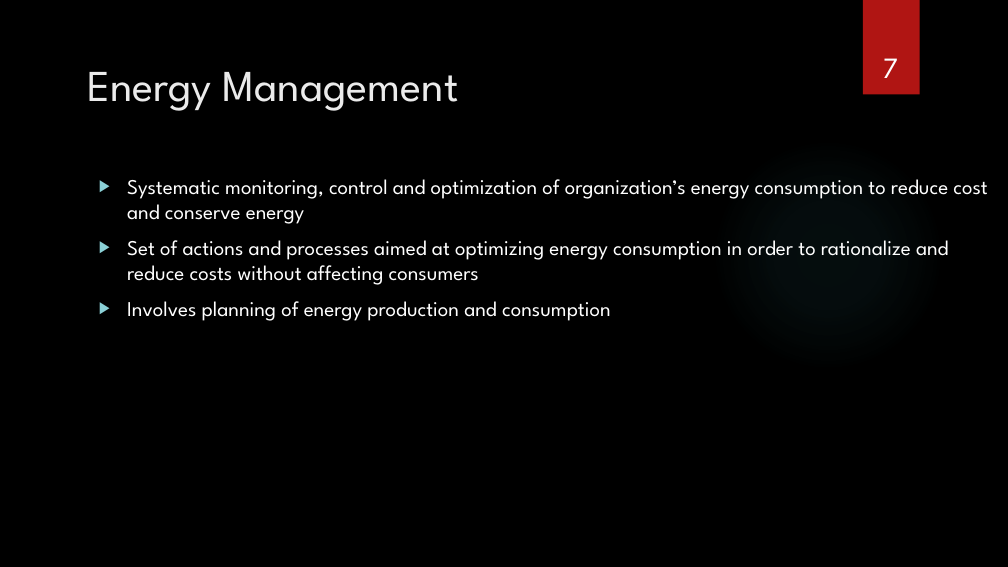
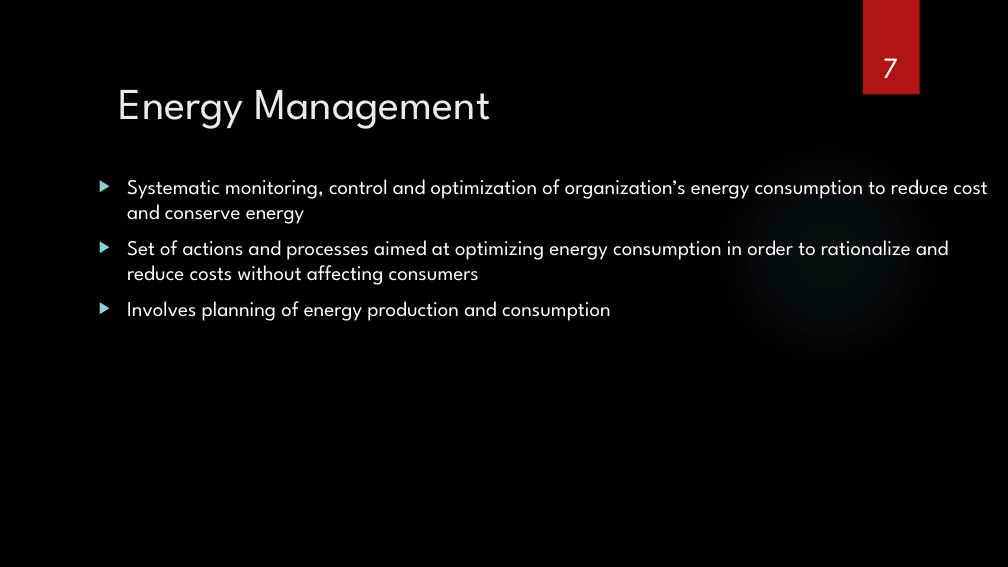
Before and after one commit to spaggiari65/present, a slide deck: slide 7 of Chapter12.pptx. Drawn at 1008x567 pixels with LibreOffice and Linux fonts; fonts in the diff are those of the drawing; background and template pictures are left out. Boxes give left, top, right and bottom in pixels: in the first picture for what was removed or moved away, otherwise in the second. Text is boxed around its words. In the diff, an @@ line names an element or a change of style, - is before the commit and + after.

```diff
--- a/Chapter12.pptx
+++ b/Chapter12.pptx
@@ title "Energy Management": place and size @@
-title "Energy Management" at box(87, 72, 459, 111)
+title "Energy Management" at box(119, 90, 491, 129)
```
Also in this commit, not shown: 8 other slides changed, 4 slides added.
